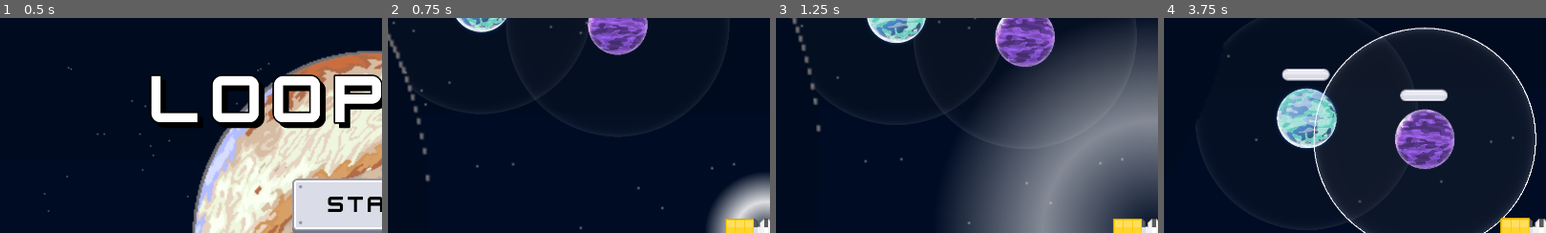
Above: before the commit, frames 1-4 (left to right).
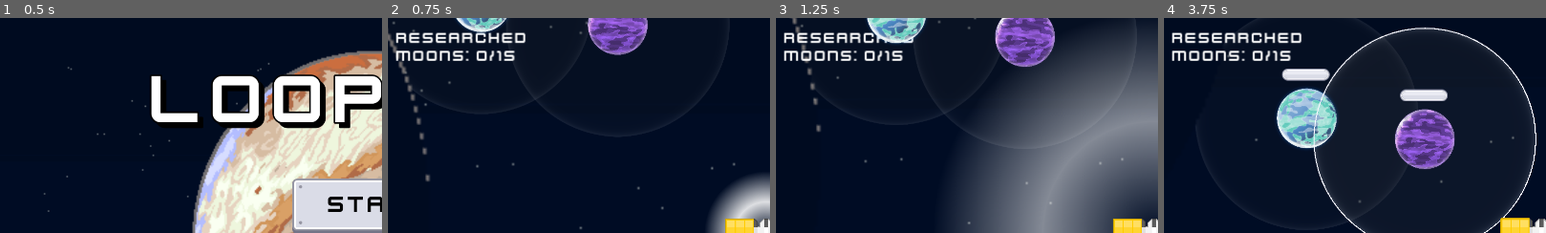
Above: after the commit, the same moments.

Repository: ThreeChooseOne/loopiter
Game: Godot game, scene res://root_scene.tscn
Two runs of this game, one before a commit and one after it. Both use one fixed random seed, a clock stepped at 60 frames per second and the inputs below.
Inputs:
- Up to frame 1 (0.5 s): no input
- Up to frame 2 (0.75 s): click "Start" at 0.5 s
- Up to frame 3 (1.25 s): no input
- Up to frame 4 (3.75 s): tap Enter at 1.25 s; hold D 1.28-2.03 s; tap I at 1.35, 3.6 s; hold Down 2.03-2.78 s; tap O at 2.1 s; hold D 2.78-3.53 s; tap V at 2.85 s; hold Up from 3.53 s (still down)
The pictures show only the part of the screen within x 0-50%, y 0-50%; the shares and areas given below are measured in that part.

Frame 1 is identical in both runs. In frame 2, 2.2% of the frame differs, in the area x 2-36%, y 6-20%; in frame 3, 1.9%; in frame 4, 2.2%.

Commit message:
Added a Researched Moons label to top left of UI

Diff:
--- a/main.gd
+++ b/main.gd
@@ -26,6 +26,7 @@
 @onready var hud = %PlayerHUD
 @onready var speed_bar: TextureProgressBar = %Speed
 @onready var animation_player: AnimationPlayer = %AnimationPlayer
+@onready var researched_moons: RichTextLabel = %ResearchedMoons
 
 const fuel_cost = 20
 
@@ -98,6 +99,8 @@
 	speed_bar.min_value = player.MIN_SPEED
 
 	print("Habitable Moon System initialized - ", TOTAL_MOONS, " moons, ", "%.1f" % HABITABLE_CHANCE_PER_COMPLETION, "% chance per completion")
+
+	update_research_display()
 
 func setup_end_game_view(win: bool) -> void:
 	if $%Panel.visible:
@@ -251,9 +254,12 @@
 	completed_research_count += 1
 	print("Research completed on ", moon.name, " (", completed_research_count, "/", TOTAL_MOONS, ")")
 
+	update_research_display()
+
 	# Don't check for habitability if we already found one
 	if habitable_moon_found:
 		return
+
 
 	# Calculate current probability
 	var current_probability = completed_research_count * HABITABLE_CHANCE_PER_COMPLETION
@@ -334,6 +340,10 @@
 	var seconds: int = time_left_secs - (minutes*60)
 	%Timer.text = "%s:%02d" % [str(minutes), seconds]
 	speed_bar.value = player.speed
+
+func update_research_display():
+	if researched_moons:
+		researched_moons.text = "Researched Moons: %d/%d" % [completed_research_count, TOTAL_MOONS]
 
 func _process(delta: float) -> void:
 	camera.position = player.position
--- a/main.tscn
+++ b/main.tscn
@@ -243,6 +243,15 @@
 
 [node name="HaloMask" parent="PlayerCamera" instance=ExtResource("7_kek77")]
 
+[node name="ResearchedMoons" type="RichTextLabel" parent="PlayerCamera"]
+unique_name_in_owner = true
+offset_left = -372.0
+offset_top = -205.0
+offset_right = -172.0
+offset_bottom = -169.0
+text = "Moons Researched RichTextBox"
+fit_content = true
+
 [node name="DebugCanvas" type="Node2D" parent="."]
 script = ExtResource("7_272bh")
 
Not shown: 1 places in main.tscn that only renumber resources
